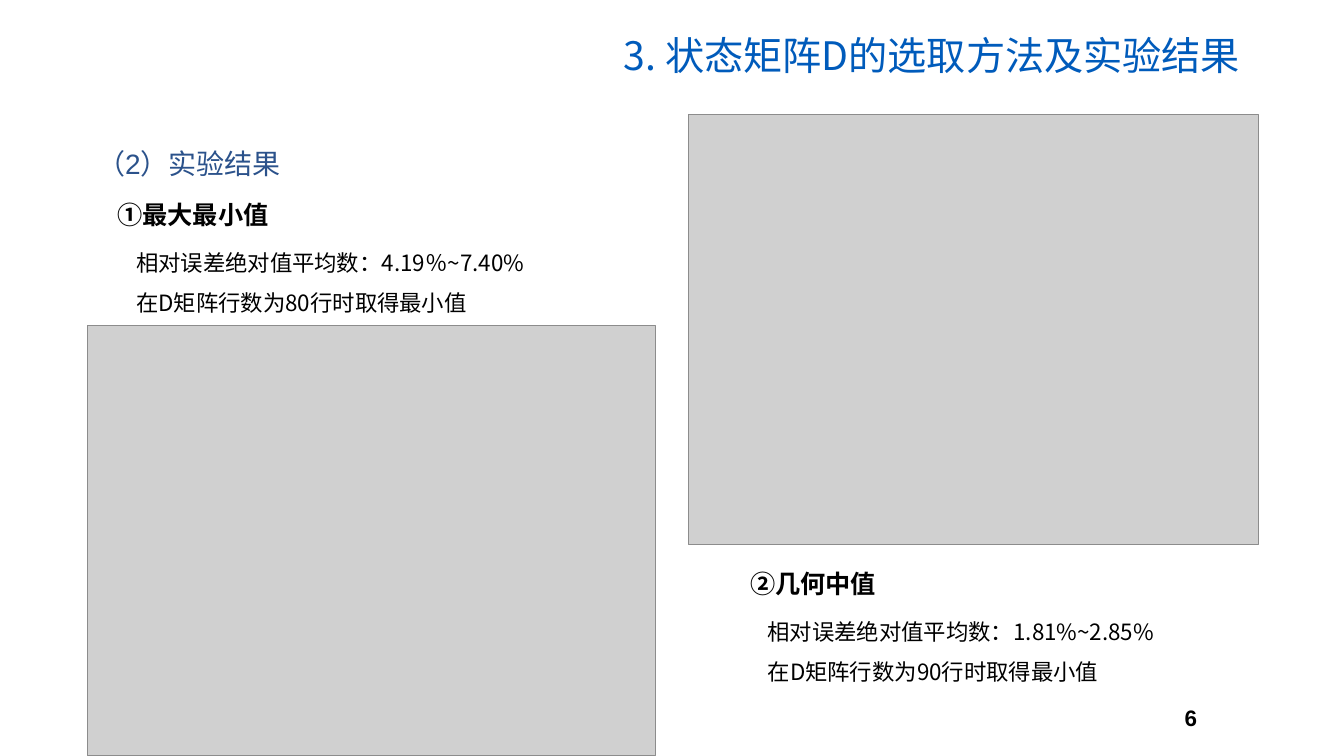
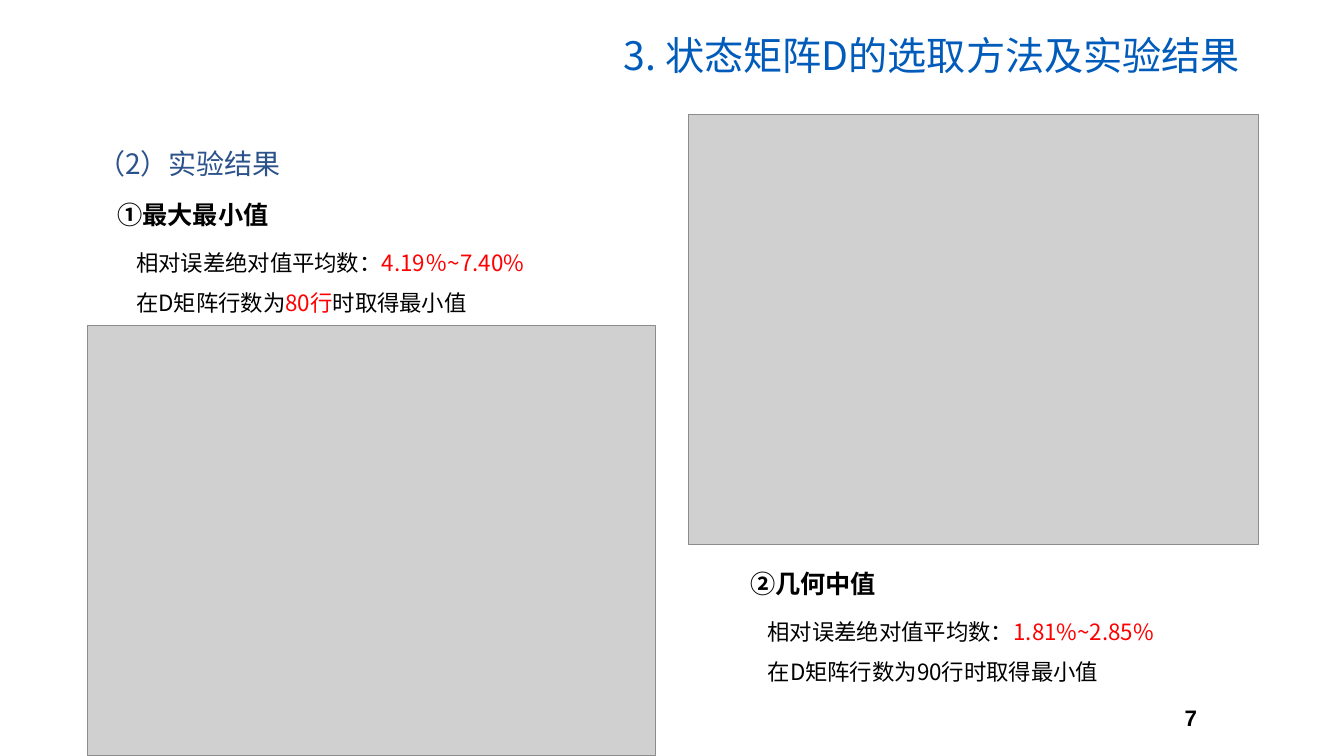
Before and after one commit to MMMMMz/SBM, a slide deck: slide 7 of SBM大作业汇报.pptx (slide 6 before the commit). Drawn at 1344x756 pixels with LibreOffice and Linux fonts; fonts in the diff are those of the drawing; grey boxes stand for pictures; background and template pictures are left out. Boxes give left, top, right and bottom in pixels: in the first picture for what was removed or moved away, otherwise in the second. Text is boxed around its words. In the diff, an @@ line names an element or a change of style, - is before the commit and + after.

```diff
--- a/SBM大作业汇报.pptx
+++ b/SBM大作业汇报.pptx
@@ text "（2）实验结果" at bbox=[97, 150, 281, 177]: font Arial to Noto Sans CJK SC @@
@@ text "相对误差绝对值平均数：4.19％~7.40%" at bbox=[136, 252, 524, 313]: text colour #000000 to #FF0000 in "相对误差绝对值平均数：4.19％~7.40%", "在D矩阵行数为80行时取得最小值" @@
@@ text at bbox=[768, 621, 1154, 642]: text colour #000000 to #FF0000 in "相对误差绝对值平均数：1.81%~2.85%" @@
@@ page number at bbox=[1185, 710, 1197, 726]: text changed @@
-6
+7
```
Also in this commit, not shown: 10 other slides changed, 1 slide added, 3 other files.
